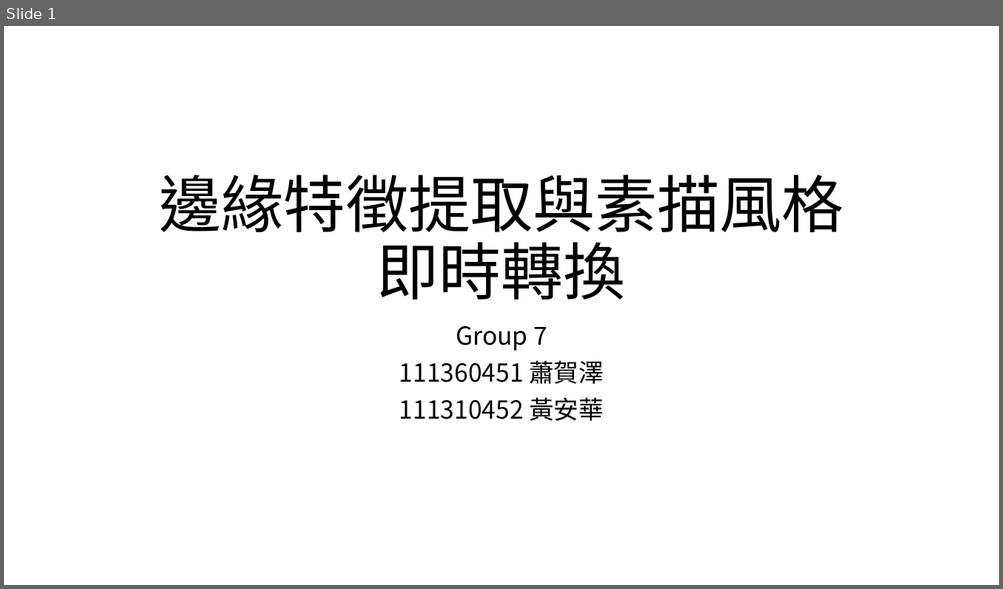
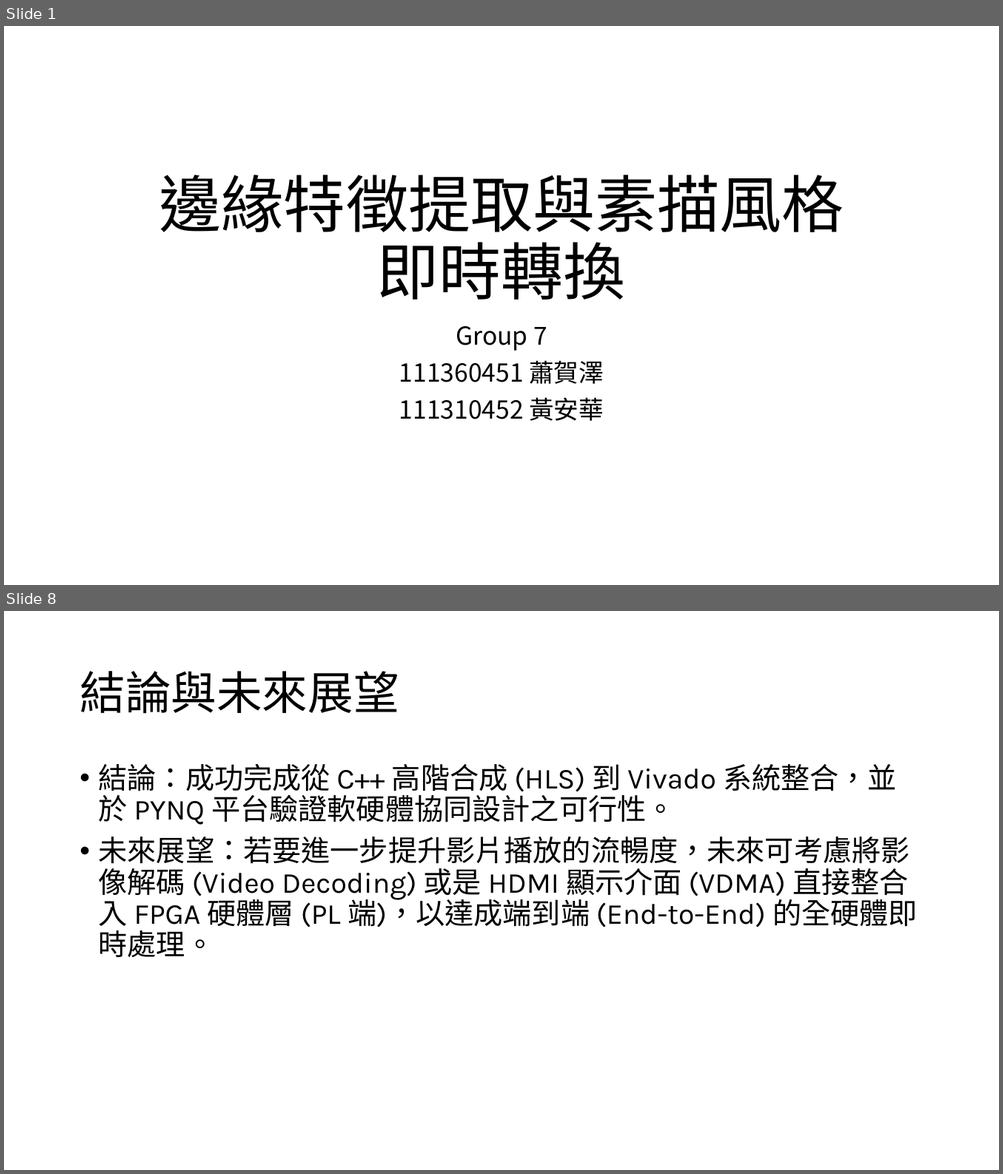
Before and after one commit to Annie04082020/FPGA_Final_prj, a slide deck: sketch_generator.pptx. Shown one above the other, each under a label of ours: slide 1 before the commit, slides 1 and 8 after it; the slides between them are not shown. The pictures are 1003x589 and 1003x1174 pixels, drawn with LibreOffice and Linux fonts; fonts in the diff are those of the drawing. Boxes give left, top, right and bottom in pixels: in the first picture for what was removed or moved away, otherwise in the second. Text is boxed around its words. In the diff, an @@ line names an element or a change of style, - is before the commit and + after.

```diff
--- a/sketch_generator.pptx
+++ b/sketch_generator.pptx
@@ slide 8 added at [4,611,999,1170], background #FFFFFF @@
@@ title added at [79,671,398,714], 44 pt, text #000000 @@
+結論與未來展望
@@ text added at [99,764,917,957], 28 pt, text #000000 @@
+• 結論：成功完成從 C++ 高階合成 (HLS) 到 Vivado 系統整合，並於 PYNQ 平台驗證軟硬體協同設計之可行性。
+• 未來展望：若要進一步提升影片播放的流暢度，未來可考慮將影像解碼 (Video Decoding) 或是 HDMI 顯示介面 (VDMA) 直接整合入 FPGA 硬體層 (PL 端)，以達成端到端 (End-to-End) 的全硬體即時處理。
```
Also in this commit, not shown: 6 other slides added, 1 slide removed, 4 other files.
